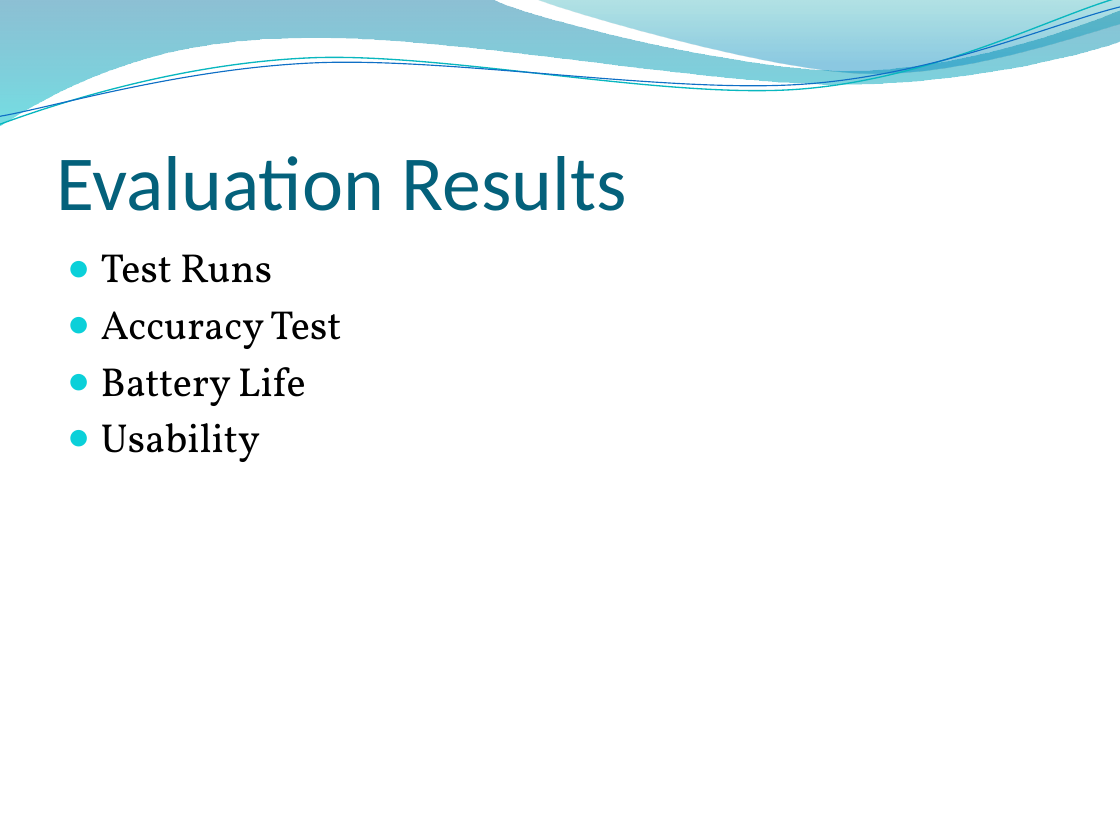
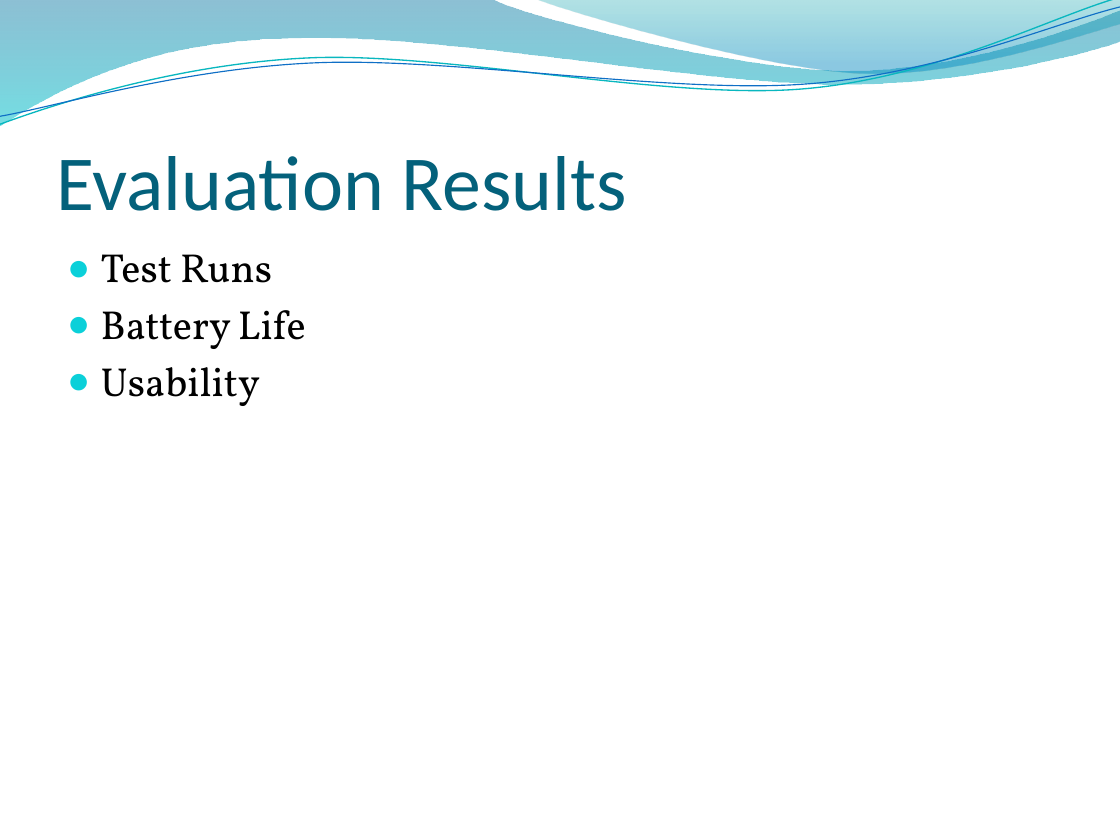
Before and after one commit to tasbal/cpsc483, a slide deck: slide 20 of MISC/Final Presentation.pptx. Drawn at 1120x840 pixels with LibreOffice and Linux fonts; fonts in the diff are those of the drawing; background and template pictures are left out. Boxes give left, top, right and bottom in pixels: in the first picture for what was removed or moved away, otherwise in the second. Text is boxed around its words. In the diff, an @@ line names an element or a change of style, - is before the commit and + after.

```diff
--- a/MISC/Final Presentation.pptx
+++ b/MISC/Final Presentation.pptx
@@ text at (101,311,342,349): paragraph removed @@
-● Accuracy Test
```
Also in this commit, not shown: 1 slide added.
